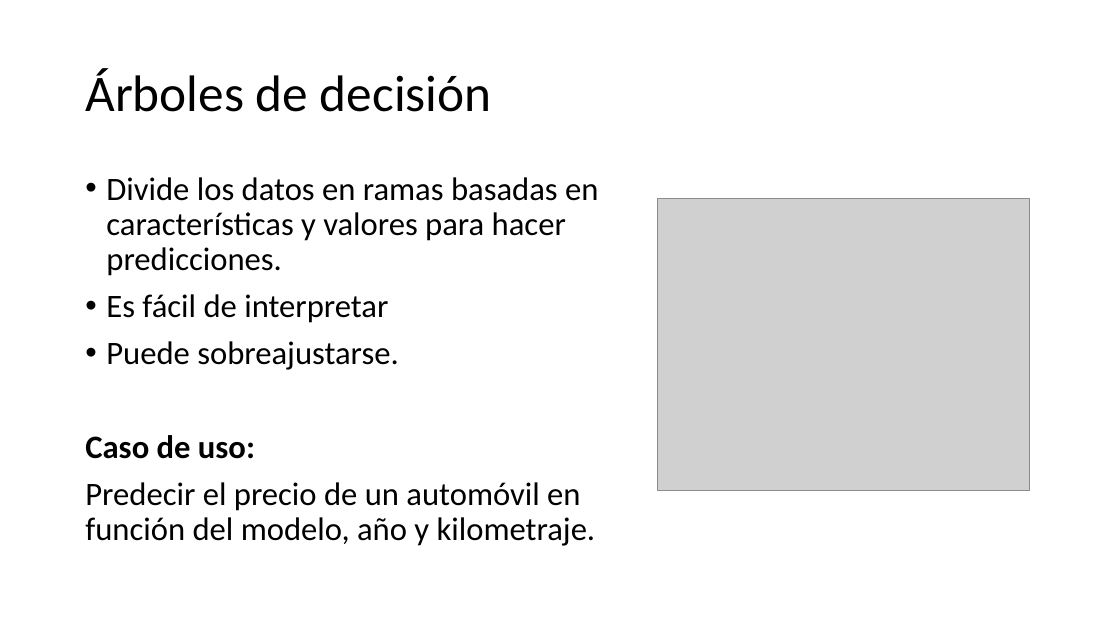
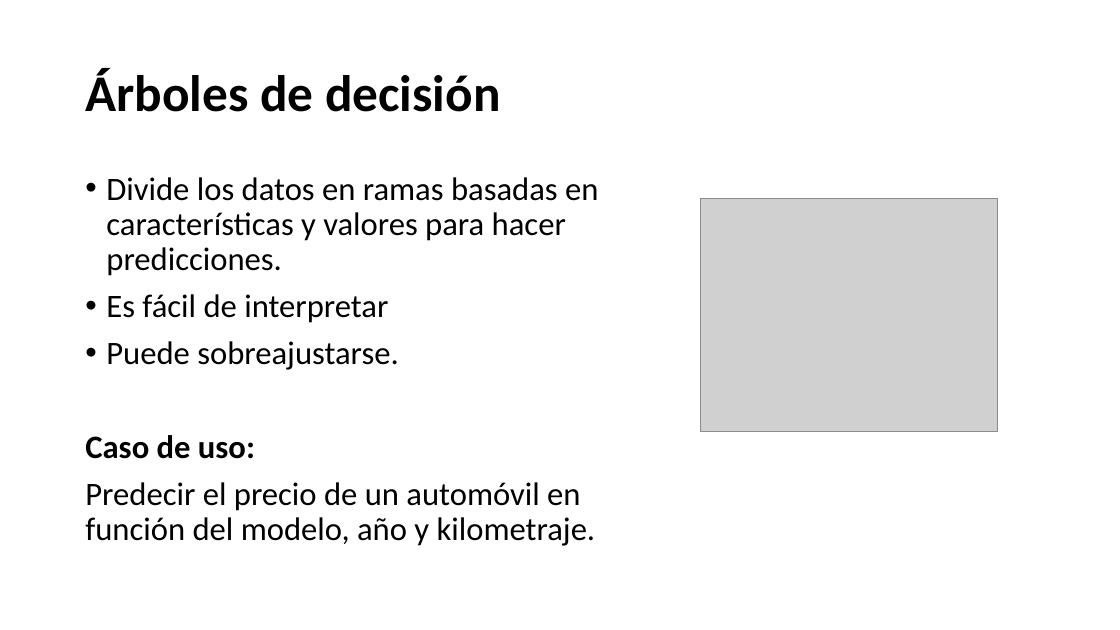
Before and after one commit to 26-jorge-01/ML-Basics, a slide deck: slide 27 of 2. Clasificacion_y_regresion/2-3. Regresion Clasificación, y Metricas.pptx. Drawn at 1120x630 pixels with LibreOffice and Linux fonts; fonts in the diff are those of the drawing; grey boxes stand for pictures. Boxes give left, top, right and bottom in pixels: in the first picture for what was removed or moved away, otherwise in the second. Text is boxed around its words. In the diff, an @@ line names an element or a change of style, - is before the commit and + after.

```diff
--- a/2. Clasificacion_y_regresion/2-3. Regresion Clasificación, y Metricas.pptx
+++ b/2. Clasificacion_y_regresion/2-3. Regresion Clasificación, y Metricas.pptx
@@ title "Árboles de decisión" at (x1=85, y1=68, x2=500, y2=112): bold on @@
@@ picture resized from (x1=658, y1=198, x2=1030, y2=490) to (x1=700, y1=198, x2=997, y2=432) @@
```
Also in this commit, not shown: 27 other slides changed, 2 other files.
